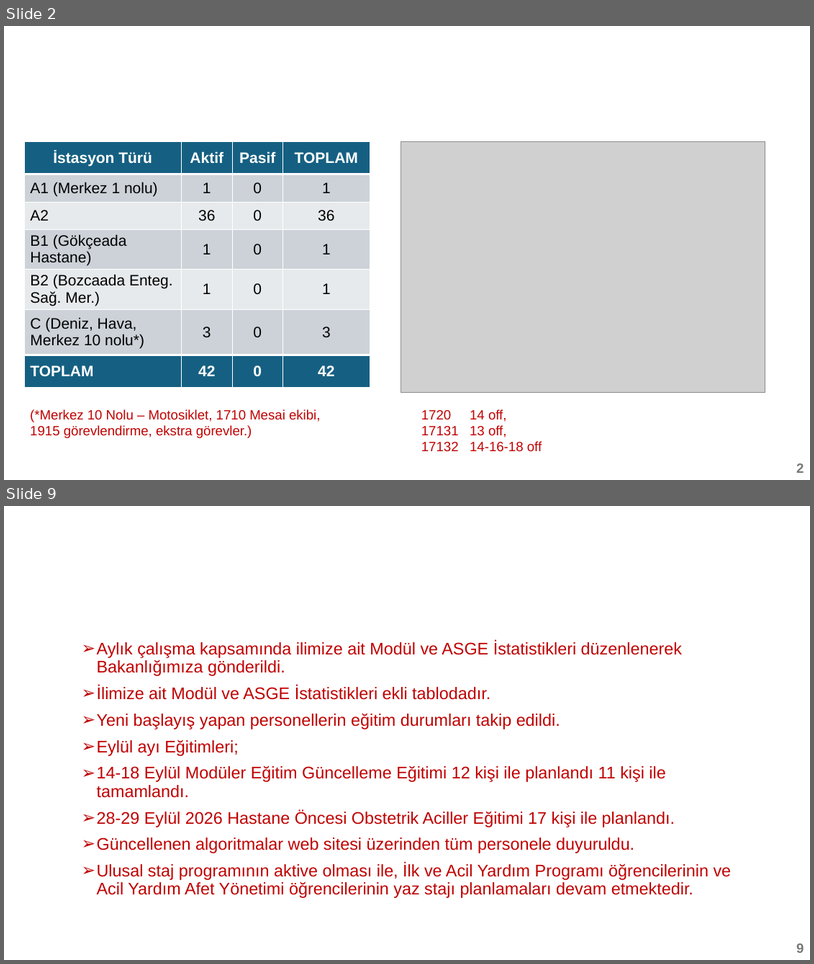
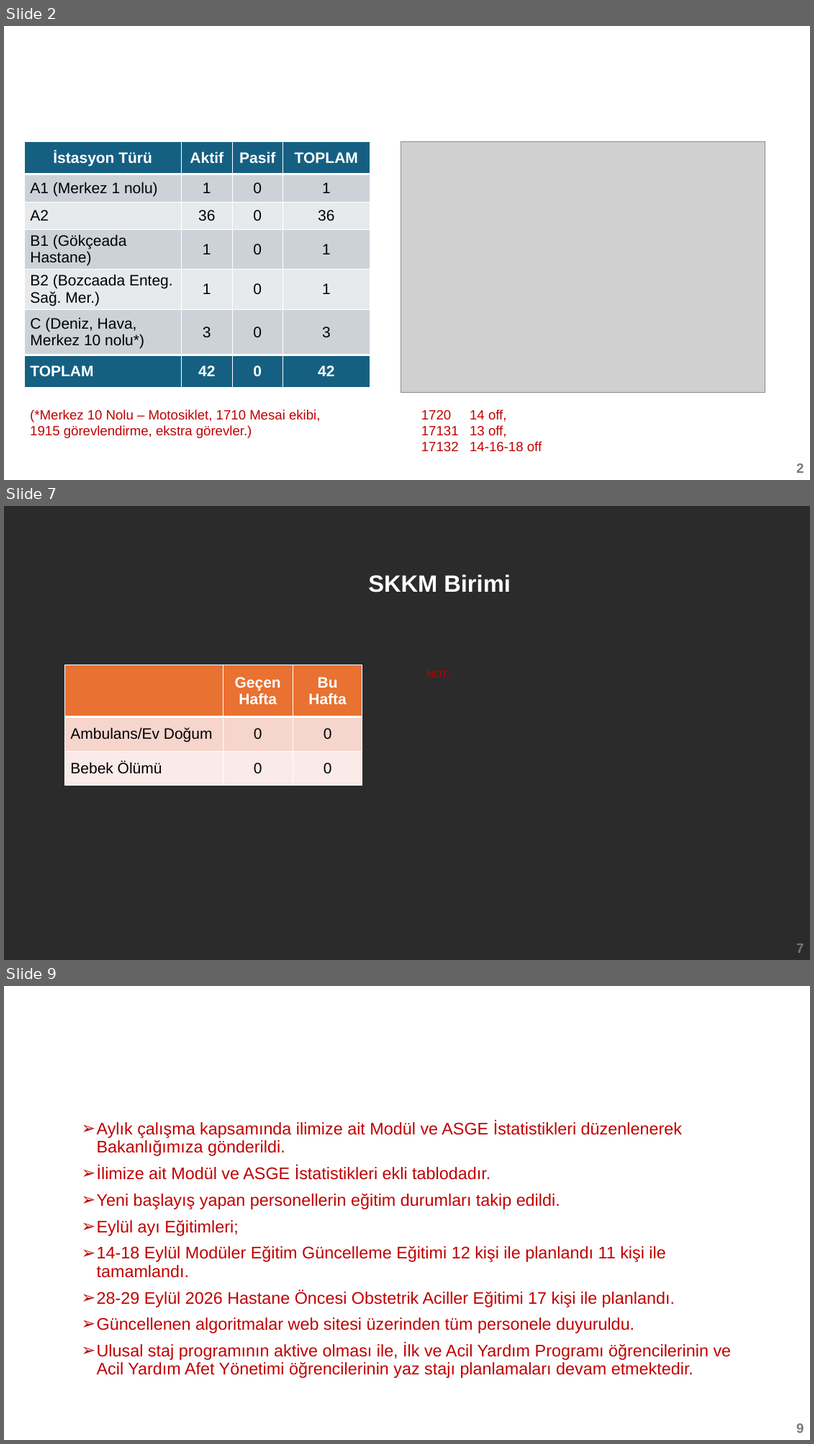
Before and after one commit to Canakkale112AcilSaglik/iasb, a slide deck: bulten-template.pptx. Shown one above the other, each under a label of ours: slides 2 and 9 before the commit, slides 2, 7 and 9 after it; the slides between them are not shown. The pictures are 814x964 and 814x1444 pixels, drawn with LibreOffice and Linux fonts; fonts in the diff are those of the drawing; grey boxes stand for pictures; background and template pictures are left out; a plain dark background stands for a picture behind light text. Boxes give left, top, right and bottom in pixels: in the first picture for what was removed or moved away, otherwise in the second. Text is boxed around its words. In the diff, an @@ line names an element or a change of style, - is before the commit and + after.

```diff
--- a/bulten-template.pptx
+++ b/bulten-template.pptx
@@ slide 7 added at [4,506,810,960], background picture (left out) @@
@@ text added at [368,574,510,592], 28 pt, text #FFFFFF, bold @@
+SKKM Birimi
@@ table added at [64,665,363,785], 3 rows, 3 columns @@
+ | Geçen Hafta | Bu Hafta
+Ambulans/Ev Doğum | 0 | 0
+Bebek Ölümü | 0 | 0
@@ text added at [427,670,450,677], 12 pt, text #C00000 @@
+NOT:
@@ page number added at [797,943,804,952], 16 pt, text #797979, bold @@
+7
```
Also in this commit, not shown: 9 slides changed, 6 other files.
